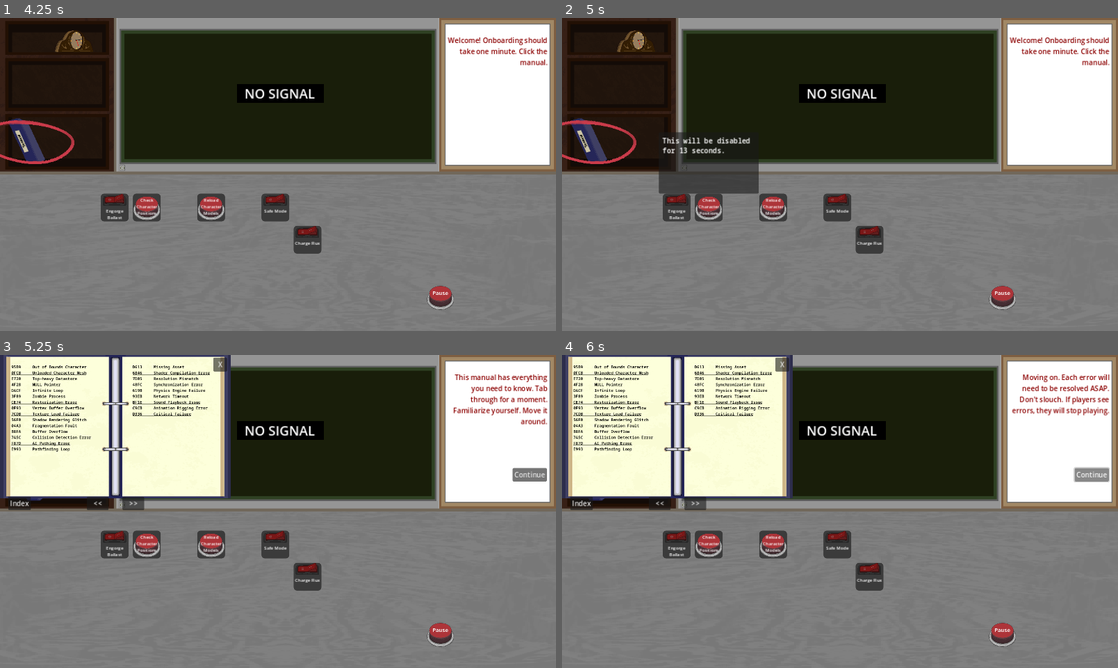
Above: before the commit, frames 1-4 (two rows, left to right).
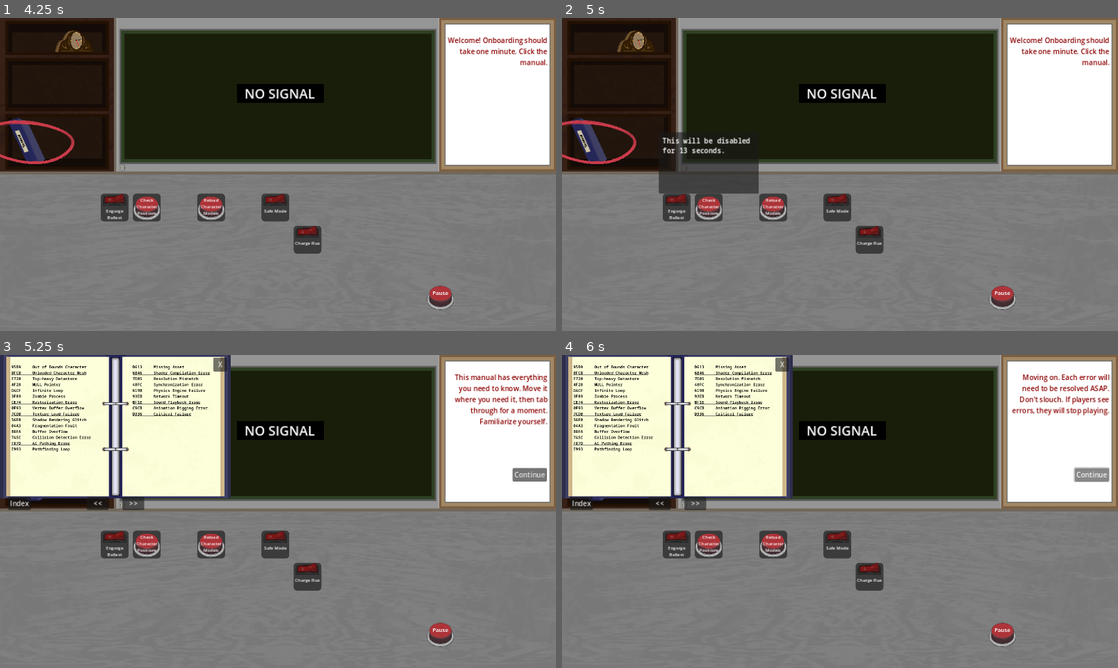
Above: after the commit, the same moments.

Repository: Carth501/team-ferret
Game: Godot game, scene res://scenes/splash/splash_screen_manager.tscn
The game is run twice, just before and just after one commit, with the same random seed, the same clock (stepped at 60 frames per second) and the same inputs. Sound files missing from this copy of the repository are replaced by a short silence.
Inputs (mouse positions are in pixels of both pictures, inside the frame that each line leads up to):
- Up to frame 1 (4.25 s): tap Enter at 0.5 s; move the mouse to (400, 158) at 0.52 s; click (400, 158) at 0.6 s; drag from (166, 190) to (250, 237) at 1.27 s; move the mouse to (333, 105) at 2.02 s; tap Alt at 2.1 s; click (333, 105) at 2.17 s; click (517, 262) at 2.75 s; click "Continue" at 3.5 s
- Up to frame 2 (5 s): click (706, 208) at 4.27 s
- Up to frame 3 (5.25 s): click (27, 477) at 5 s
- Up to frame 4 (6 s): click "Continue" at 5.75 s

Frames 1-2 are identical in both runs. In frame 3, 0.8% of the frame differs, in the area x 81-99%, y 9-23%; in frame 4, nothing differs.

Commit message:
fix tests, edit tutorial

Diff:
--- a/scripts/tutorial.gd
+++ b/scripts/tutorial.gd
@@ -42,7 +42,7 @@
 
 func step2():
 	cubicle_instance.manual_instance.manual_open.disconnect(step2)
-	textbox.text = "This manual has everything you need to know. Tab through for a moment. Familiarize yourself. Move it around."
+	textbox.text = "This manual has everything you need to know. Move it where you need it, then tab through for a moment. Familiarize yourself."
 	circle.visible = false
 	continue_button.visible = true
 	continue_button.pressed.connect(step3)
--- a/test/unit/test_manual_writing.gd
+++ b/test/unit/test_manual_writing.gd
@@ -6,7 +6,7 @@
 func before_all():
 	_manual = manual_packed.instantiate()
 	add_child(_manual)
-	_manual.write_manual(data_libraries_single.error_data, data_libraries_single.control_data)
+	_manual.write_manual(data_libraries_single.error_data)
 
 func after_all():
 	_manual.queue_free()
Not shown, changed: .gut_editor_config.json
